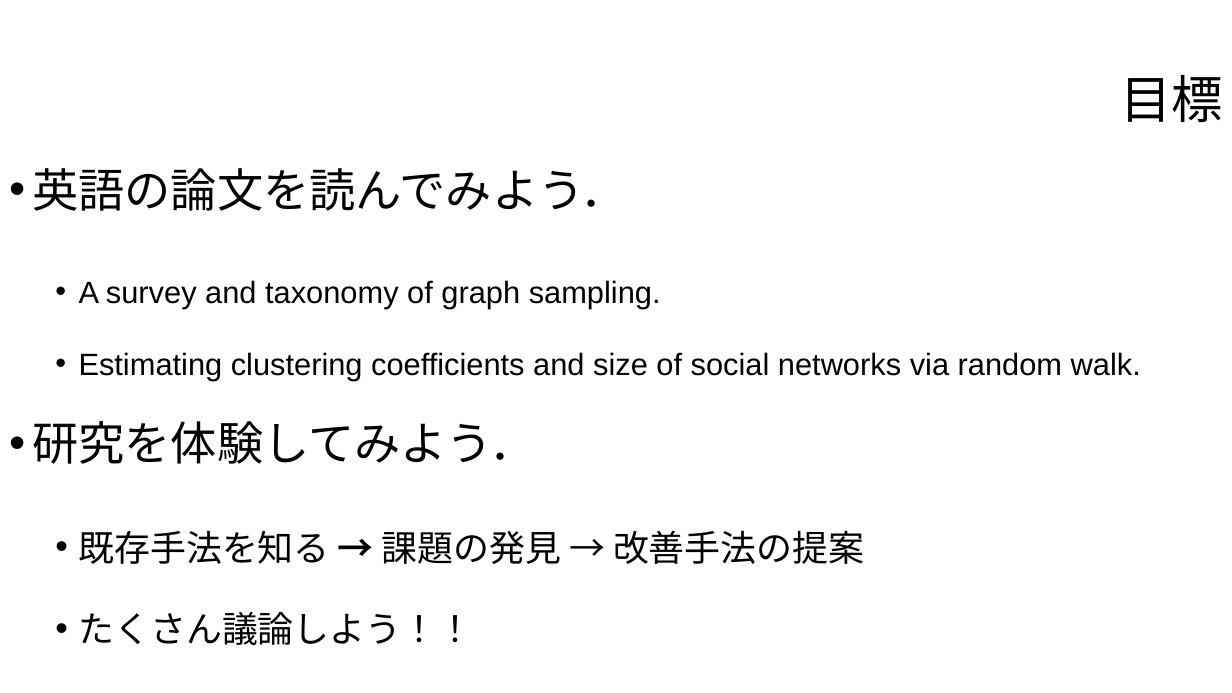
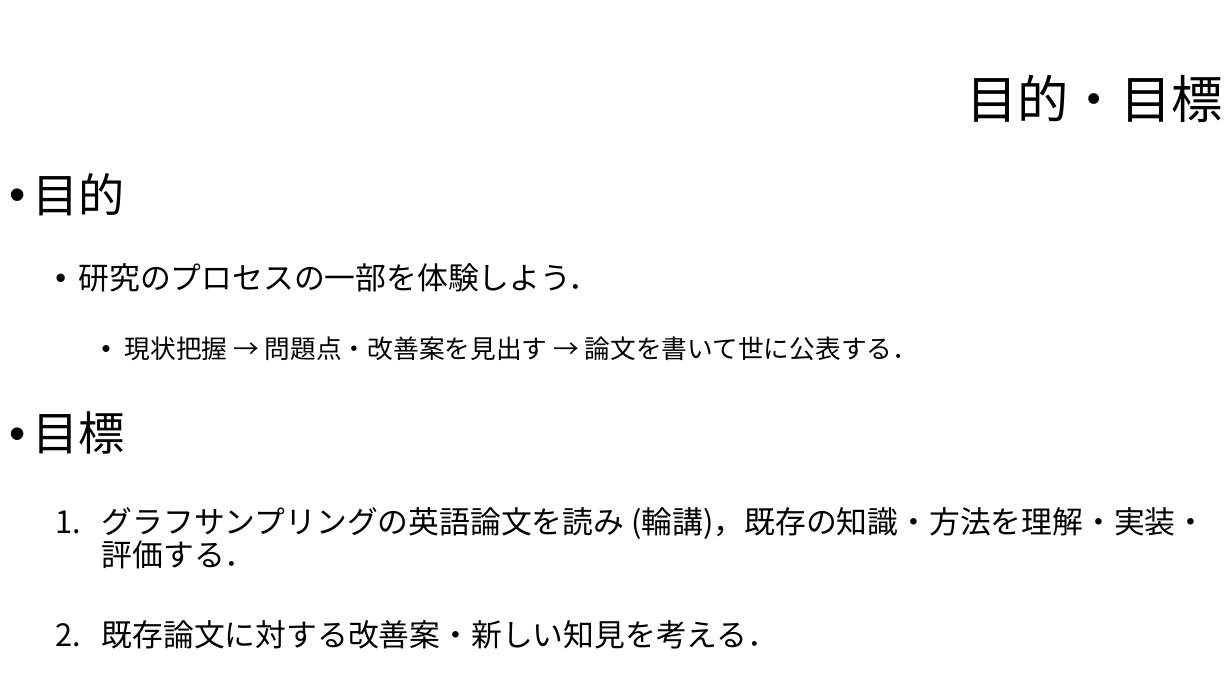
Before and after one commit to hiragaatsuya/trial_shudolab_2019, a slide deck: slide 3 of 第1回スライド.pptx. Drawn at 1232x693 pixels with LibreOffice and Linux fonts; fonts in the diff are those of the drawing; background and template pictures are left out. Boxes give left, top, right and bottom in pixels: in the first picture for what was removed or moved away, otherwise in the second. Text is boxed around its words. In the diff, an @@ line names an element or a change of style, - is before the commit and + after.

```diff
--- a/第1回スライド.pptx
+++ b/第1回スライド.pptx
@@ title at (966,75,1222,122): text changed @@
-目標
+目的・目標
@@ text at (32,173,1206,649): text changed; font Arial to Noto Sans CJK JP @@
-• 英語の論文を読んでみよう．
-  • A survey and taxonomy of graph sampling.
-  • Estimating clustering coefficients and size of social networks via random walk.
-• 研究を体験してみよう．
-  • 既存手法を知る → 課題の発見 → 改善手法の提案
-  • たくさん議論しよう！！
+• 目的
+  • 研究のプロセスの一部を体験しよう．
+    • 現状把握 → 問題点・改善案を見出す → 論文を書いて世に公表する．
+• 目標
+  1. グラフサンプリングの英語論文を読み (輪講)，既存の知識・方法を理解・実装・評価する．
+  2. 既存論文に対する改善案・新しい知見を考える．
```
Also in this commit, not shown: 7 other slides changed, 1 slide removed, 11 other files.
